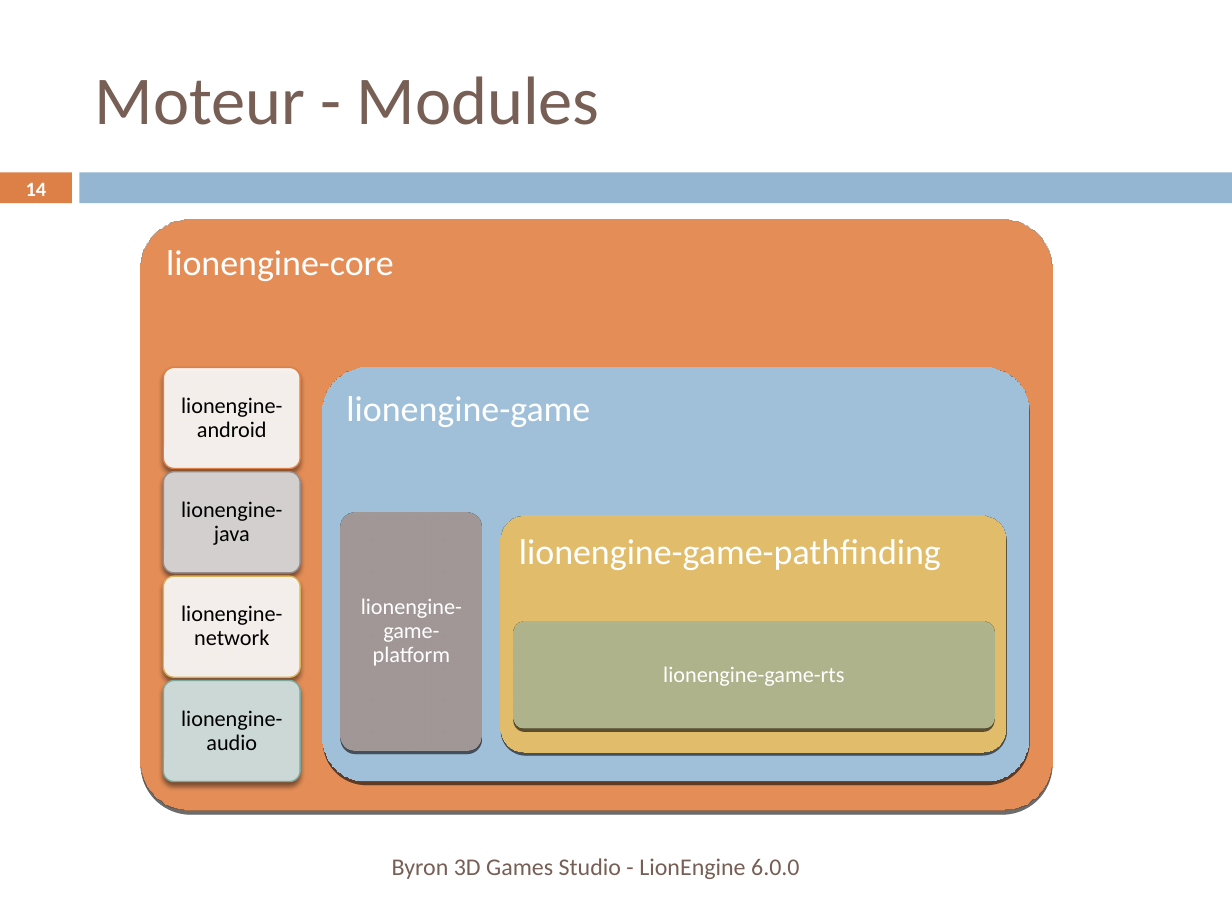
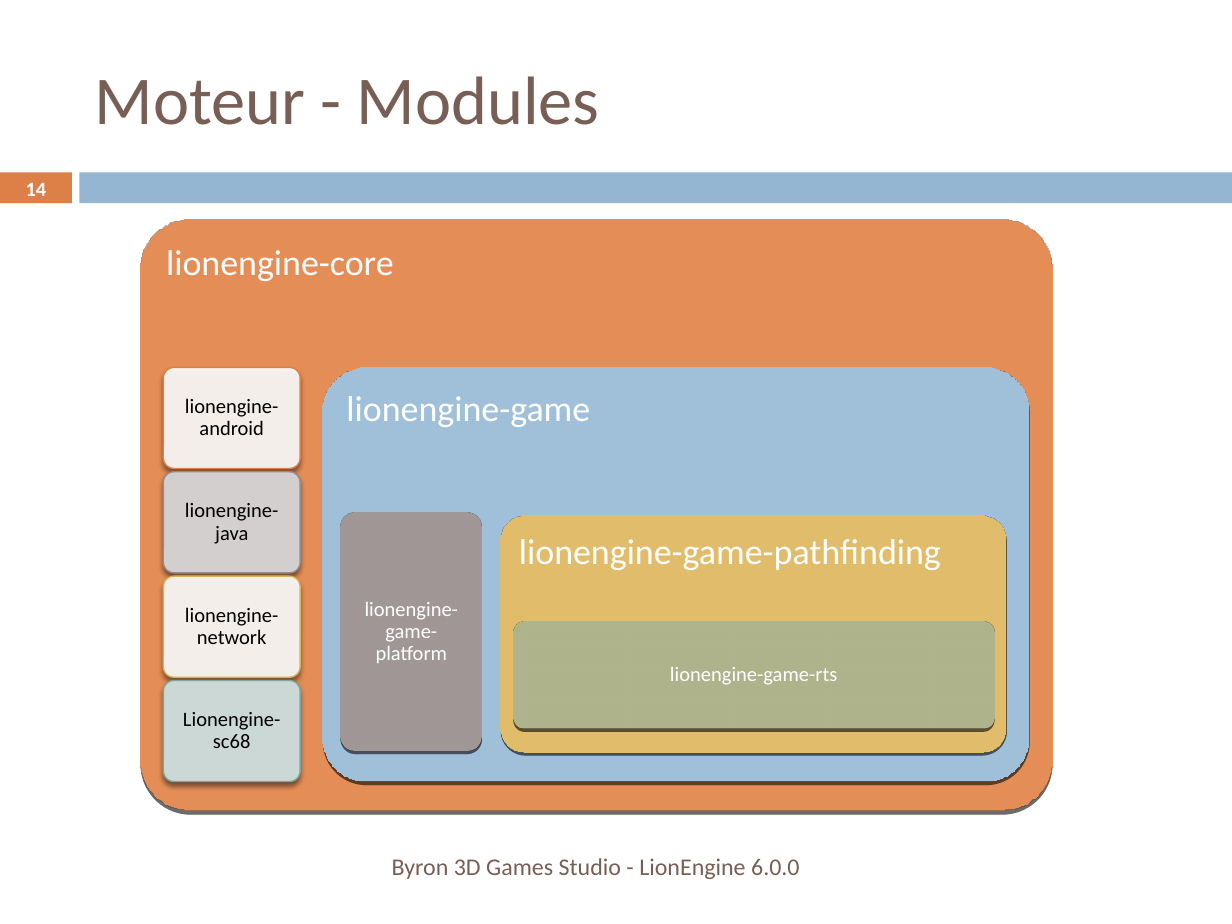
Before and after one commit to b3dgs/lionengine, a slide deck: slide 14 of doc/src/lionengine.pptx. Drawn at 1232x924 pixels with LibreOffice and Linux fonts; fonts in the diff are those of the drawing. Boxes give left, top, right and bottom in pixels: in the first picture for what was removed or moved away, otherwise in the second. Text is boxed around its words. In the diff, an @@ line names an element or a change of style, - is before the commit and + after.

```diff
--- a/doc/src/lionengine.pptx
+++ b/doc/src/lionengine.pptx
@@ size 13 to 12 pt in 5 elements at [185,398,279,435], [185,502,279,544], [185,607,279,644], [365,602,459,663], [670,667,837,685] @@
@@ text at [183,712,280,748]: text changed; size 13 to 12 pt @@
-lionengine-audio
+Lionengine-sc68
```
Also in this commit, not shown: 4 other slides changed, 1 other file.
